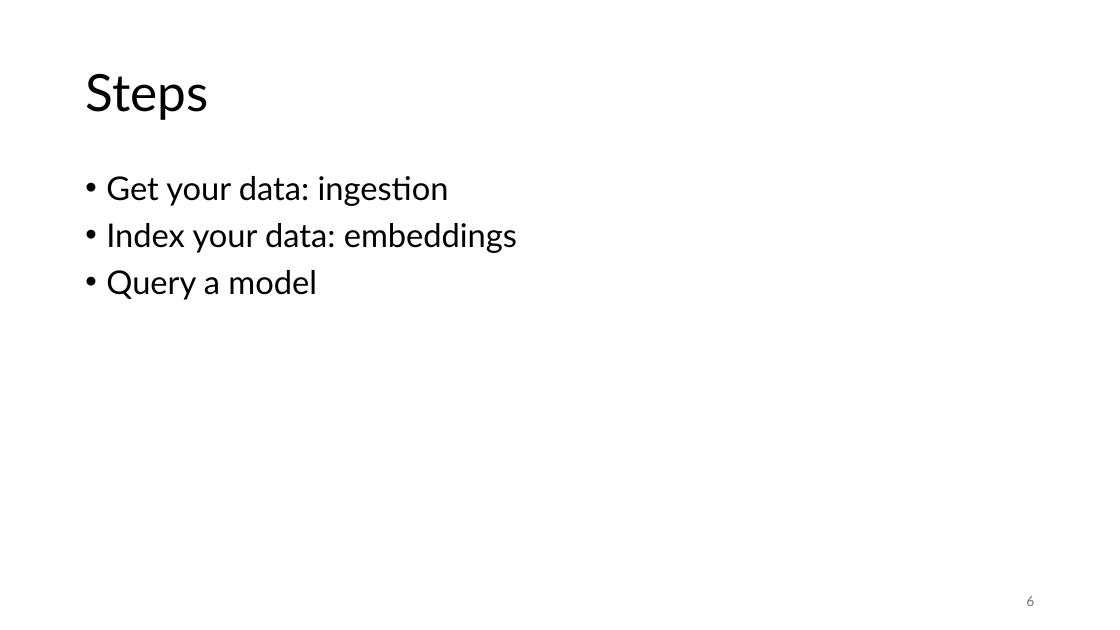
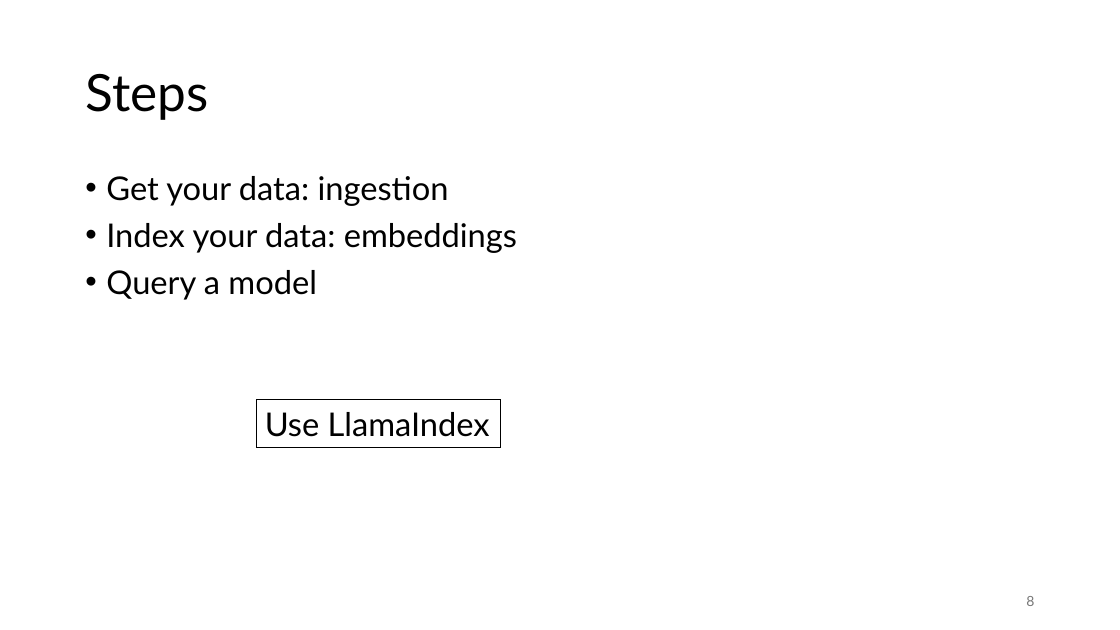
Before and after one commit to gjbex/Deploying-LLMs-locally, a slide deck: slide 8 of local_LLMs.pptx (slide 6 before the commit). Drawn at 1120x630 pixels with LibreOffice and Linux fonts; fonts in the diff are those of the drawing. Boxes give left, top, right and bottom in pixels: in the first picture for what was removed or moved away, otherwise in the second. Text is boxed around its words. In the diff, an @@ line names an element or a change of style, - is before the commit and + after.

```diff
--- a/local_LLMs.pptx
+++ b/local_LLMs.pptx
@@ rectangle added at [256,399,501,447], outline #000000 0.75 pt, 28 pt, text #000000 @@
+Use LlamaIndex
@@ page number at [1026,596,1034,606]: text changed @@
-6
+8
```
Also in this commit, not shown: 1 other slide changed, 8 slides added, 1 slide removed.
